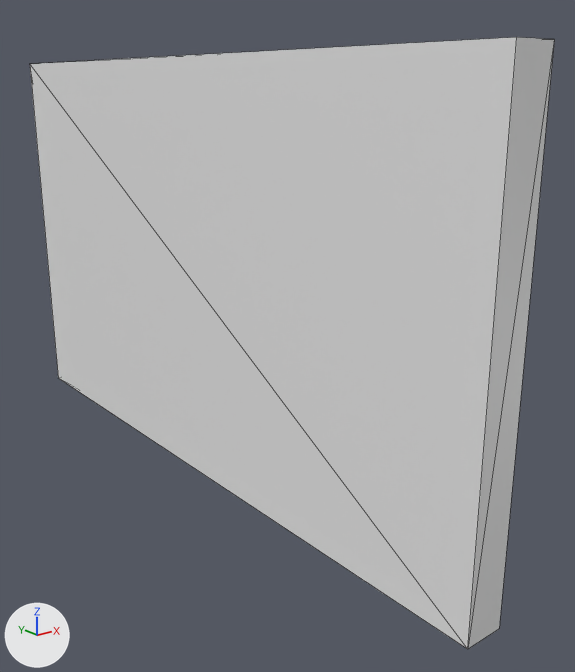
Renders of the glTF model assets/parts/stock/strada_evo/strada_evo_door_left.glb from each side of a commit.
Both versions are drawn from a 50 mm lens placed at (-0.732, -0.485, 0.296), pointed at (0.039, 0.478, -0.089). Arrows for +X, +Y and +Z are at lower left; the lights stay in place. The first picture is the older version. Mesh edges are drawn as thin lines. Materials are left out; every surface is plain grey. Vertices at exactly the same position are counted once.

Names of what the first picture shows: 'strada_evo_door_left'.
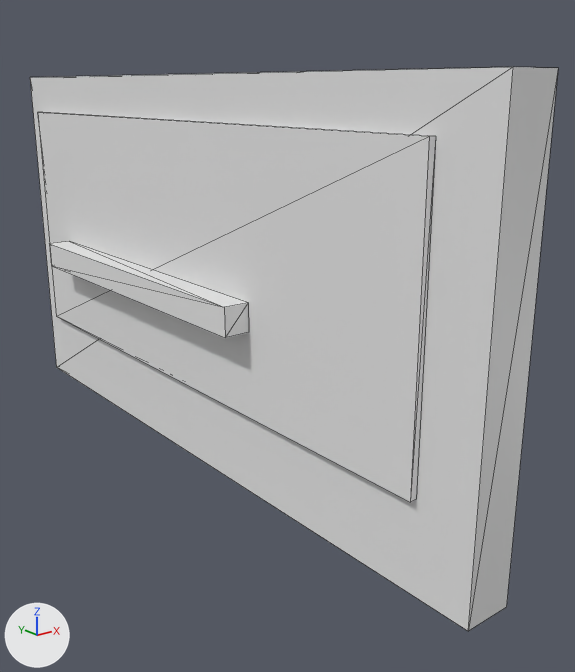
Location of each change, [x1, y1, x2, y2] in pixels of the pictures (575 x 672 px):
'strada_evo_door_left', reshaped (8% shorter): before [30, 37, 554, 649]; after [30, 67, 558, 631]

The change in detail:
me_panel_door_left is used by ob_strada_evo_door_left; location (0.0, 0.0, 0.0).
me_panel_door_left had 8 vertices, 12 faces and spanned x -0.07..-0.01, y 0.0..1.18, z -0.34..0.34.
me_panel_door_left now has 32 vertices, 48 faces and spans x -0.124..0.013, y 0.0..1.18, z -0.314..0.314.
me_panel_door_left part 1: the whole mesh is rebuilt.
